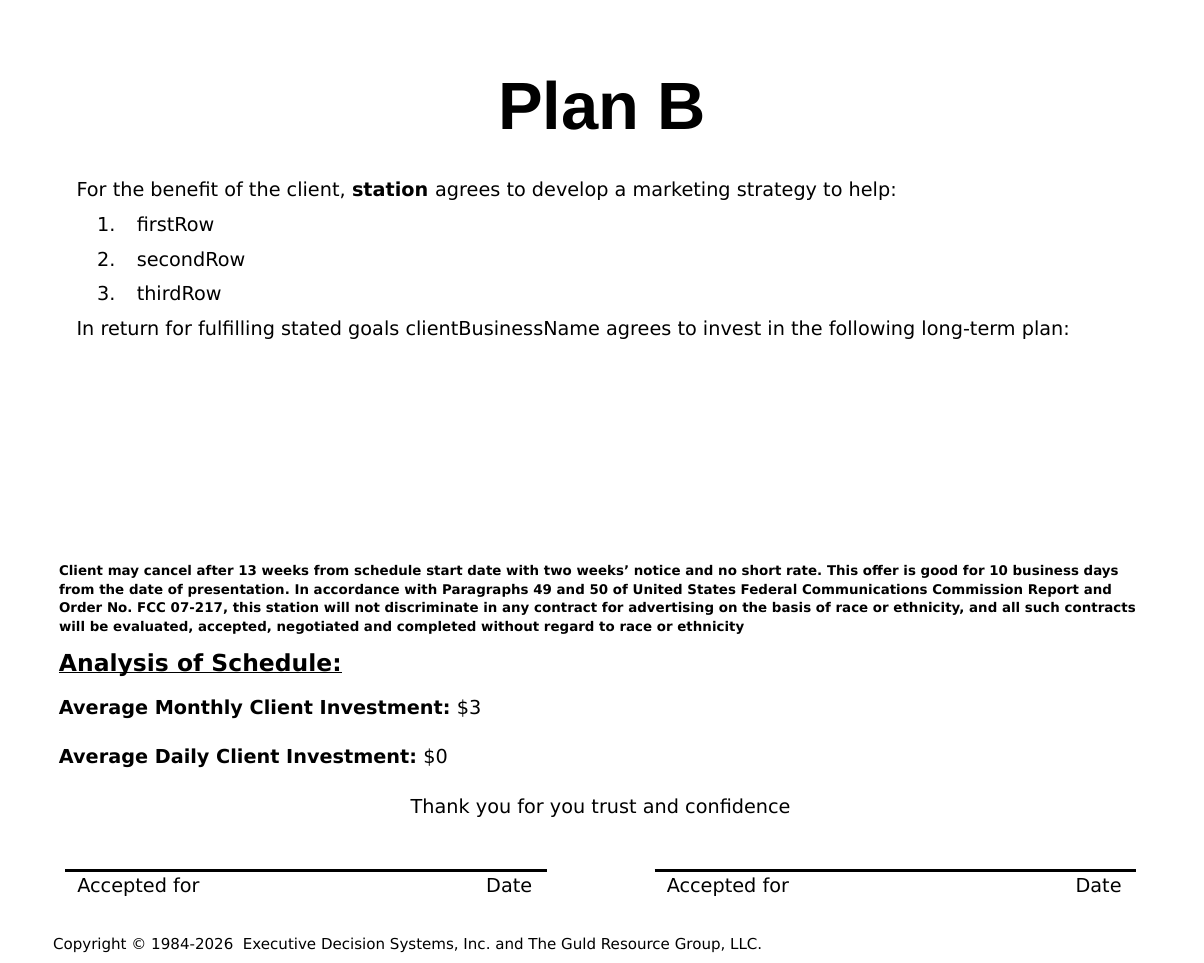
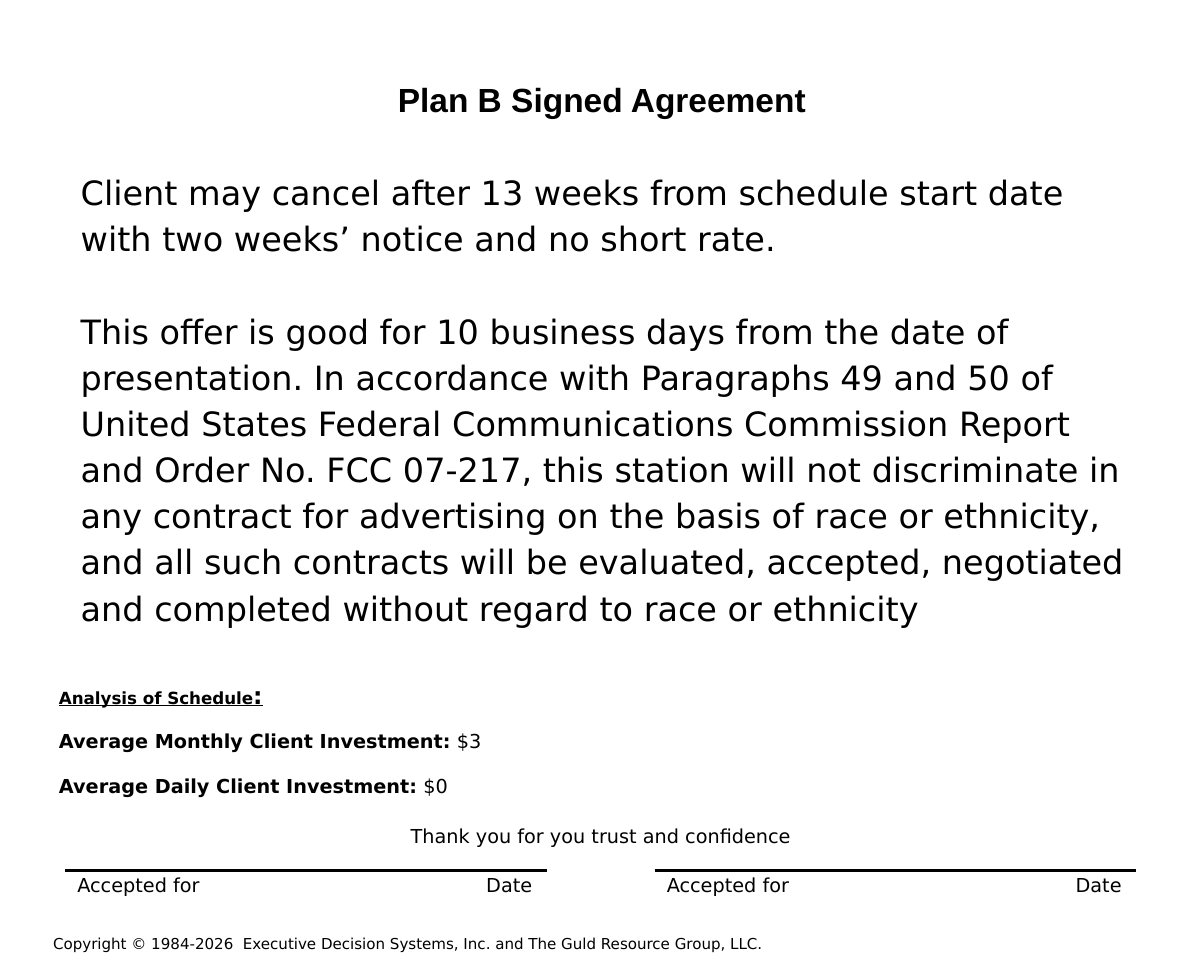
Before and after one commit to hintonandrew510/wizardfrontend, a slide deck: slide 37 of mavenprojectSCR/src/main/resources/powerpointtemplate/tvTemplate.pptx (slide 35 before the commit). Drawn at 1204x963 pixels with LibreOffice and Linux fonts; fonts in the diff are those of the drawing; background and template pictures are left out. Boxes give left, top, right and bottom in pixels: in the first picture for what was removed or moved away, otherwise in the second. Text is boxed around its words. In the diff, an @@ line names an element or a change of style, - is before the commit and + after.

```diff
--- a/mavenprojectSCR/src/main/resources/powerpointtemplate/tvTemplate.pptx
+++ b/mavenprojectSCR/src/main/resources/powerpointtemplate/tvTemplate.pptx
@@ title at (x1=398, y1=87, x2=806, y2=118): text changed; size 40 to 20 pt @@
-Plan B
+Plan B Signed Agreement
@@ text "Client may cancel after 13 ..." at (x1=81, y1=179, x2=1123, y2=628): vertical alignment middle to top @@
@@ text at (x1=81, y1=179, x2=1123, y2=628): text changed; size 8 to 20 pt; bold off @@
-Client may cancel after 13 weeks from schedule start date with two weeks’ notice and no short rate. This offer is good for 10 business days from the date of presentation. In accordance with Paragraphs 49 and 50 of United States Federal Communications Commission Report and Order No. FCC 07-217, this station will not discriminate in any contract for advertising on the basis of race or ethnicity, and all such contracts will be evaluated, accepted, negotiated and completed without regard to race or ethnicity
+Client may cancel after 13 weeks from schedule start date with two weeks’ notice and no short rate.
+This offer is good for 10 business days from the date of presentation. In accordance with Paragraphs 49 and 50 of United States Federal Communications Commission Report and Order No. FCC 07-217, this station will not discriminate in any contract for advertising on the basis of race or ethnicity, and all such contracts will be evaluated, accepted, negotiated and completed without regard to race or ethnicity
@@ text removed at (x1=77, y1=181, x2=1070, y2=339) @@
-For the benefit of the client, station agrees to develop a marketing strategy to help:
-1. firstRow
-2. secondRow
-3. thirdRow
-In return for fulfilling stated goals clientBusinessName agrees to invest in the following long-term plan:
@@ text "Analysis of Schedule:" moved from (x1=59, y1=653, x2=341, y2=676) to (x1=59, y1=691, x2=253, y2=708) @@
@@ text "Analysis of Schedule:" at (x1=59, y1=691, x2=253, y2=708): size 14 to 10 pt @@
@@ text "Average Monthly Client Investment: $3" moved from (x1=59, y1=699, x2=481, y2=718) to (x1=59, y1=733, x2=481, y2=752) @@
@@ text "Average Daily Client Investment: $0" moved from (x1=59, y1=748, x2=447, y2=767) to (x1=59, y1=778, x2=447, y2=797) @@
@@ text "Thank you for you trust ..." moved from (x1=411, y1=798, x2=790, y2=817) to (x1=411, y1=828, x2=790, y2=847) @@
```
Also in this commit, not shown: 1 other slide changed, 2 slides added, 7 other files.
